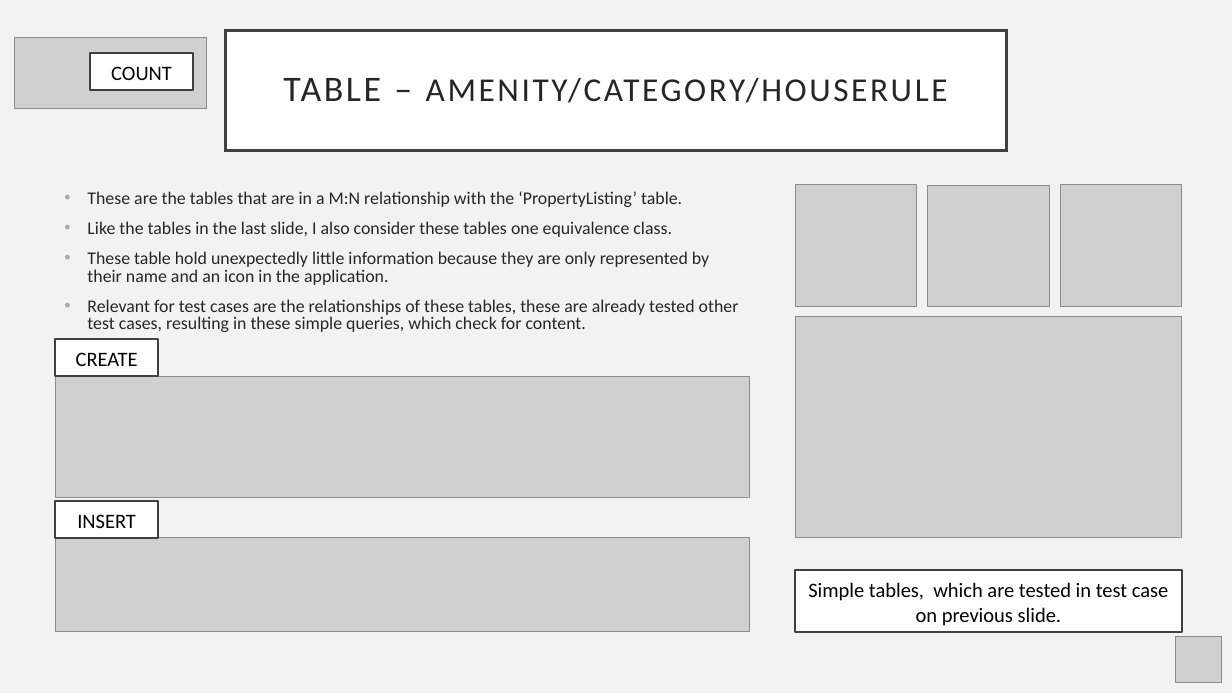
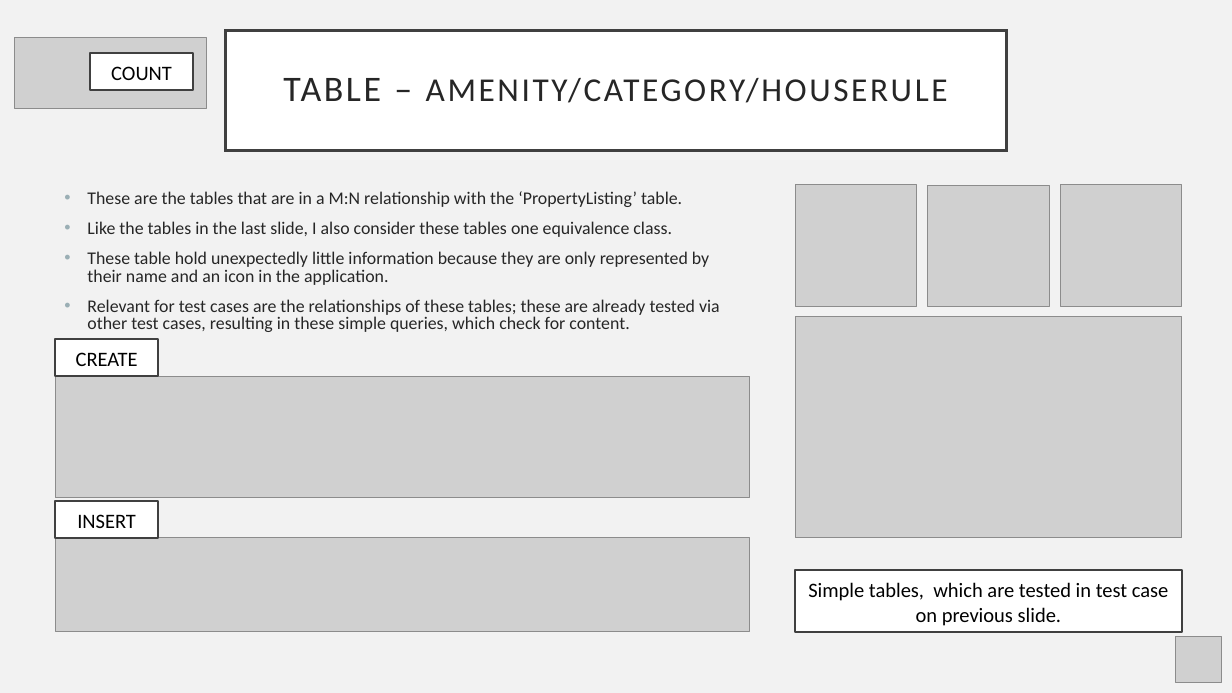
Before and after one commit to LeftEmpty/AirBnB_DBMS_Imitation, a slide deck: slide 23 of phase_2/phase_2_db_presentation.pptx. Drawn at 1232x693 pixels with LibreOffice and Linux fonts; fonts in the diff are those of the drawing; grey boxes stand for pictures. Boxes give left, top, right and bottom in pixels: in the first picture for what was removed or moved away, otherwise in the second. Text is boxed around its words. In the diff, an @@ line names an element or a change of style, - is before the commit and + after.

```diff
--- a/phase_2/phase_2_db_presentation.pptx
+++ b/phase_2/phase_2_db_presentation.pptx
@@ text at (87,299,720,332): text changed @@
-• Relevant for test cases are the relationships of these tables, these are already tested other test cases, resulting in these simple queries, which check for content.
+• Relevant for test cases are the relationships of these tables; these are already tested via other test cases, resulting in these simple queries, which check for content.
```
Also in this commit, not shown: 23 other slides changed, 11 other files.
